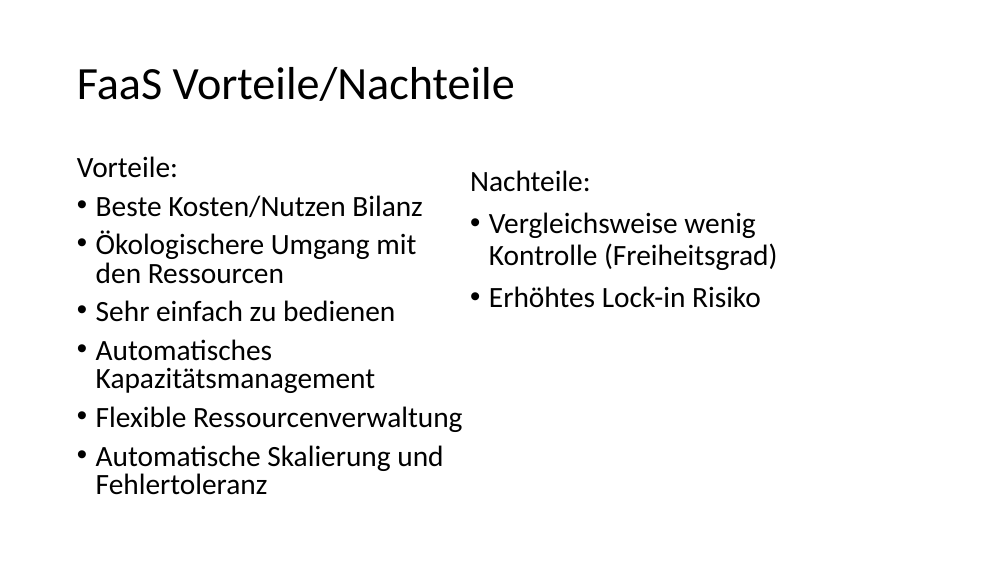
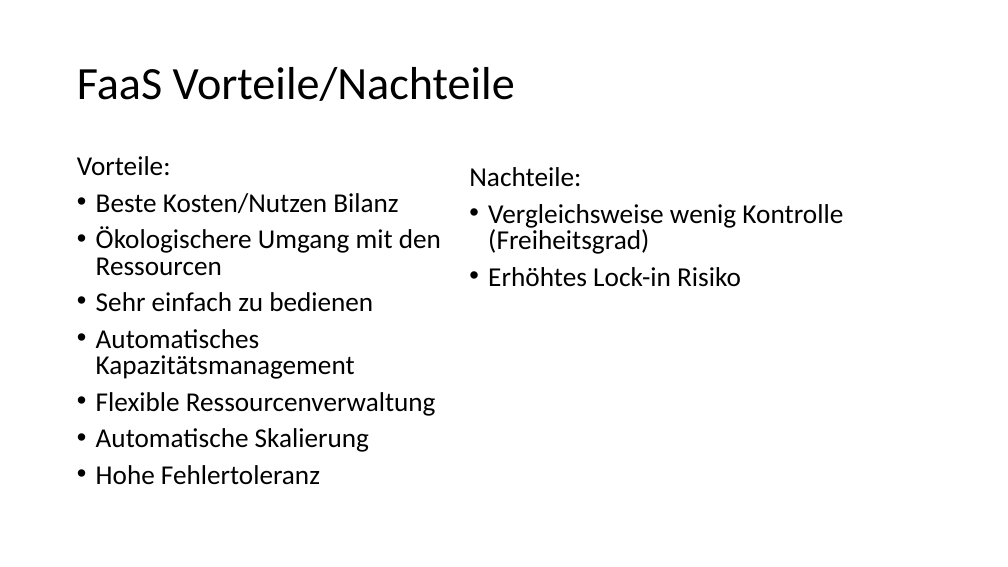
Before and after one commit to Philwi/HTWDresdenIMBeleg, a slide deck: slide 22 of FaaS.pptx (slide 24 before the commit). Drawn at 1008x567 pixels with LibreOffice and Linux fonts; fonts in the diff are those of the drawing. Boxes give left, top, right and bottom in pixels: in the first picture for what was removed or moved away, otherwise in the second. Text is boxed around its words. In the diff, an @@ line names an element or a change of style, - is before the commit and + after.

```diff
--- a/FaaS.pptx
+++ b/FaaS.pptx
@@ text at [77, 156, 441, 416]: size 28 to 25.9 pt in "Vorteile:", "Beste Kosten/Nutzen Bilanz", "Ökologischere Umgang mit den Ressourcen", "Sehr einfach zu bedienen" and 2 more places @@
@@ text "Nachteile:" at [469, 167, 843, 287]: size 28 to 26 pt; line spacing 0.9 to 0.8 @@
@@ text at [96, 428, 369, 485]: text changed; size 28 to 25.9 pt @@
-• Automatische Skalierung und Fehlertoleranz
+• Automatische Skalierung
+• Hohe Fehlertoleranz
```
Also in this commit, not shown: 4 other slides changed, 2 slides removed.
